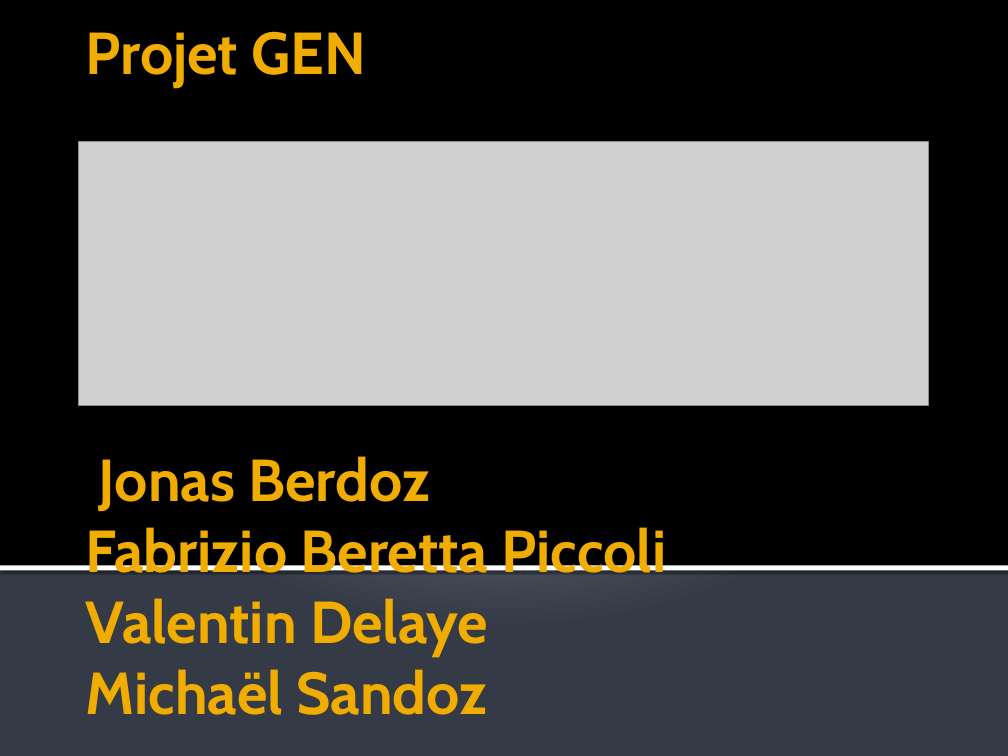
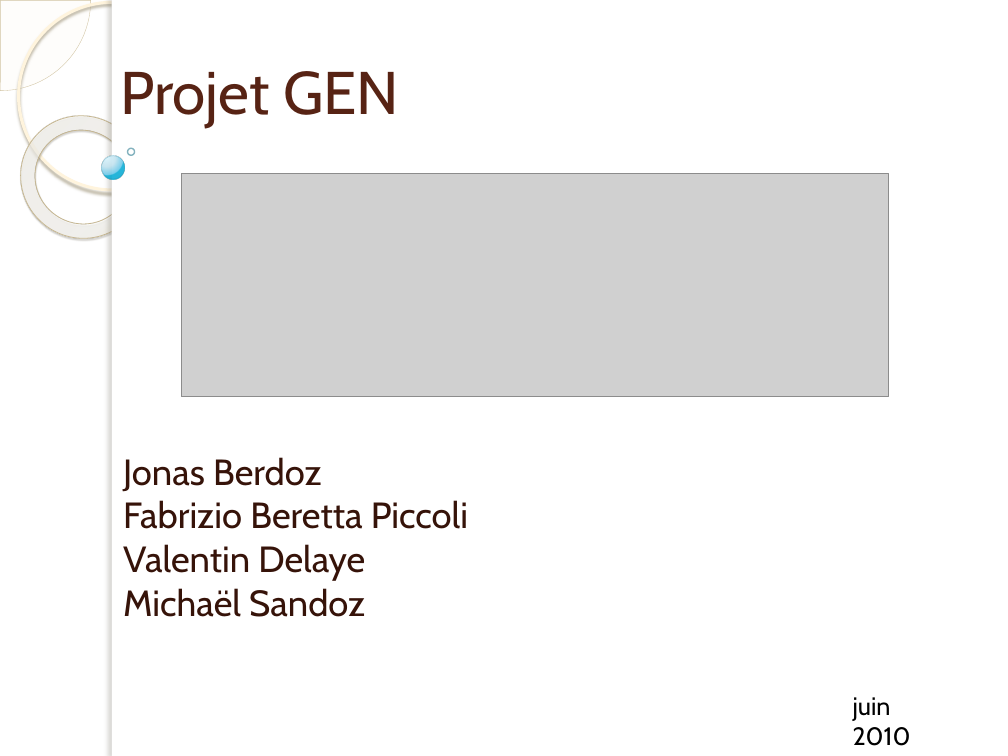
Before and after one commit to jonesbusy/killerbox, a slide deck: slide 1 of Documentation/presentation.pptx. Drawn at 1008x756 pixels with LibreOffice and Linux fonts; fonts in the diff are those of the drawing; grey boxes stand for pictures; background and template pictures are left out. Boxes give left, top, right and bottom in pixels: in the first picture for what was removed or moved away, otherwise in the second. Text is boxed around its words. In the diff, an @@ line names an element or a change of style, - is before the commit and + after.

```diff
--- a/Documentation/presentation.pptx
+++ b/Documentation/presentation.pptx
@@ background gradient #C1C5D3 to #BFC4D2 to #353B47 to picture (left out) @@
@@ pie slice (boxed as its full ellipse) added at box(0, 0, 91, 91), fill #FEFAF4 at 33% opacity, outline #D3C39F 0.25 pt @@
@@ ellipse added at box(18, 2, 206, 190), outline #FFF5DE 2.15 pt @@
@@ rectangle: place and size @@
-rectangle at box(0, 0, 1008, 566)
+rectangle at box(112, 0, 1008, 756)
@@ rectangle at box(112, 0, 1008, 756): fill #000000 to #FFFFFF @@
@@ rectangle added at box(112, 0, 120, 756), fill #FFFFFF @@
@@ title added at box(120, 71, 399, 127), 43 pt, text #572314 @@
+Projet GEN
@@ donut added at box(0, 91, 169, 263), fill gradient #FFFCF6 to #FFFEFB to #F0D28E, outline #C7B893 0.58 pt @@
@@ ellipse added at box(128, 148, 135, 155), outline #318093 1 pt @@
@@ ellipse added at box(102, 156, 125, 179), fill gradient #DAF4FF to #C3E3F0 to #6BC7E8 to #00ABD5, outline #308EA5 0.16 pt @@
@@ picture: place and size @@
-picture at box(79, 142, 928, 405)
+picture at box(181, 173, 889, 397)
@@ subtitle at box(123, 457, 468, 617): text changed; size 42.3 to 26 pt; text colour #F0AD00 to #361309; bold off @@
-Projet GEN
-Jonas Berdoz
-Fabrizio Beretta Piccoli
-Valentin Delaye
-Michaël Sandoz
+Jonas Berdoz
+Fabrizio Beretta Piccoli
+Valentin Delaye
+Michaël Sandoz
@@ rectangle removed at box(0, 565, 1008, 571) @@
@@ text added at box(853, 697, 911, 746), 18 pt, text #000000 @@
+juin 2010
```
Also in this commit, not shown: 3 other slides changed, 9 slides added, 7 slides removed.
